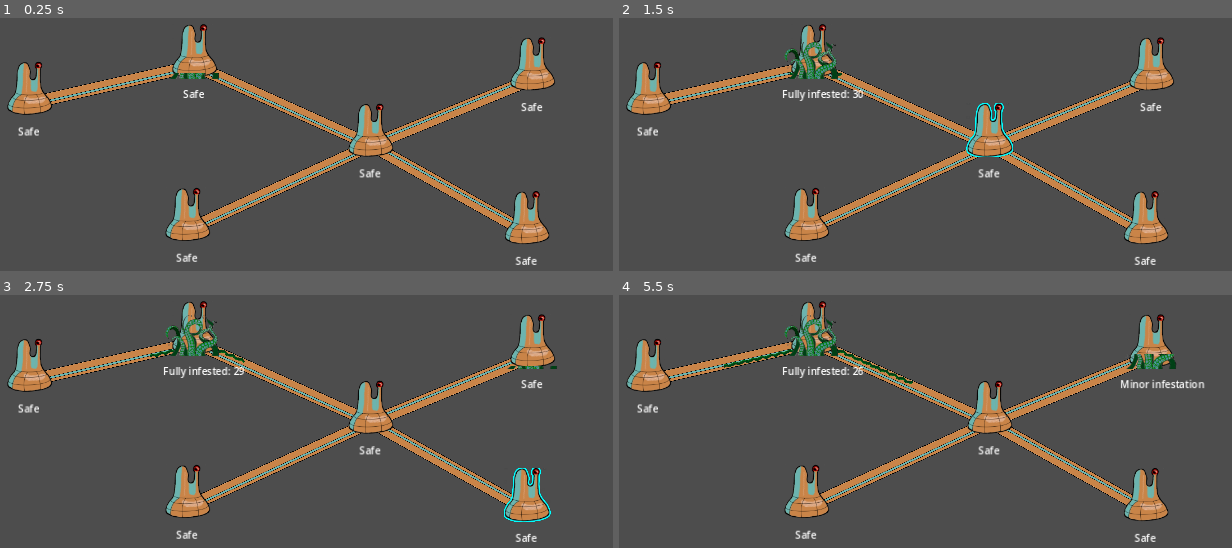
Above: before the commit, frames 1-4 (two rows, left to right).
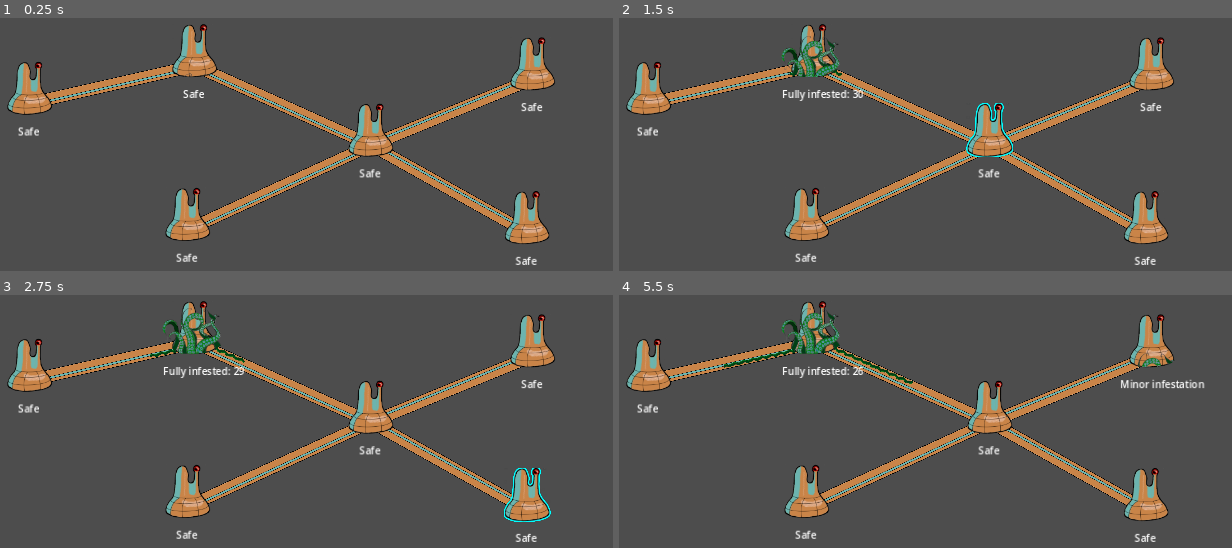
Above: after the commit, the same moments.

Repository: Aveli-games/contra-tentacula
Game: Godot game, scene res://testing/test_spread.tscn
Two runs of this game, one before a commit and one after it. Both use one fixed random seed, a clock stepped at 60 frames per second and the inputs below. This scene is started directly instead of the project's main scene.
Inputs (mouse positions are in pixels of both pictures, inside the frame that each line leads up to):
- Up to frame 1 (0.25 s): no input
- Up to frame 2 (1.5 s): move the mouse to (1152, 63) at 0.52 s; click (1152, 63) at 0.67 s; move the mouse to (986, 129) at 1.27 s; click (986, 129) at 1.42 s
- Up to frame 3 (2.75 s): tap Enter at 2 s; move the mouse to (527, 494) at 2.02 s; click (527, 494) at 2.17 s
- Up to frame 4 (5.5 s): tap Space at 2.75, 4.25 s; move the mouse to (809, 492) at 2.77 s; click (809, 492) at 2.92 s; tap Enter at 3.5, 5 s; move the mouse to (815, 327) at 3.52 s; click (815, 327) at 3.67 s; move the mouse to (649, 365) at 4.27 s; click (649, 365) at 4.42 s; move the mouse to (913, 363) at 5.02 s; click (913, 363) at 5.17 s

The runs differ from the first frame. In frame 1, 0.1% of the frame differs, in the area x 27-36%, y 21-25%; in frame 2, 0.7%; in frame 3, 1.0%; in frame 4, 1.3%, in the area x 26-91%, y 5-30%.

Commit message:
popup infestation

Diff:
--- a/dome.gd
+++ b/dome.gd
@@ -19,18 +19,18 @@
 
 func _ready():
 	$ResourceGenerationTimer.start(1) # TODO: Have timer start on game start, not dome spawn
-	$Building/InfestationProgress.value = 0
+	%PopupInfestation.value = 0
 
 func _process(delta):
 	# Process infestation progression inependently in dome's infestation check
 	if infestation_percentage > 0:
 		add_infestation(Globals.BASE_DOME_INFESTATION_RATE * delta)
 
-	var progress_diff = infestation_percentage - $Building/InfestationProgress.value/100
+	var progress_diff = infestation_percentage - %PopupInfestation.value/100
 	var progress_max_speed = 0.01
 	var progress_adjustment = clamp(-progress_max_speed, progress_diff, progress_max_speed)
 	if progress_adjustment != 0:
-		$Building/InfestationProgress.value += progress_adjustment * 100
+		%PopupInfestation.value += progress_adjustment * 100
 
 
 func _on_infestation_check_timer_timeout():
--- a/dome.tscn
+++ b/dome.tscn
@@ -1,11 +1,12 @@
-[gd_scene load_steps=9 format=3 uid="uid://dc3j5h50tp0m2"]
+[gd_scene load_steps=10 format=3 uid="uid://dc3j5h50tp0m2"]
 
 [ext_resource type="Script" path="res://dome.gd" id="1_n1lt3"]
 [ext_resource type="Shader" path="res://squad.gdshader" id="2_sn5md"]
-[ext_resource type="Texture2D" uid="uid://wu2hvnkh20a3" path="res://art/dome_sprites/infestation_test_96.png" id="3_1jsn0"]
 [ext_resource type="Texture2D" uid="uid://4hr5ufqb61s6" path="res://art/dome_sprites/Dome_hq_96.png" id="3_xavjx"]
 [ext_resource type="Texture2D" uid="uid://bcwcq1tkcs0re" path="res://art/dome_sprites/flower_128.png" id="4_bqksm"]
 [ext_resource type="PackedScene" uid="uid://djyatif2t3g15" path="res://building_slot.tscn" id="4_vpp8u"]
+[ext_resource type="Script" path="res://popup_infestation.gd" id="5_f8wau"]
+[ext_resource type="Texture2D" uid="uid://wu2hvnkh20a3" path="res://art/dome_sprites/infestation_test_96.png" id="6_x1i7b"]
 
 [sub_resource type="RectangleShape2D" id="RectangleShape2D_ypw7x"]
 size = Vector2(82, 95)
@@ -60,15 +61,16 @@
 scale = Vector2(0.545625, 0.545625)
 texture = ExtResource("4_bqksm")
 
-[node name="InfestationProgress" type="TextureProgressBar" parent="Building"]
-offset_left = -47.0
-offset_top = -45.0
-offset_right = 49.0
-offset_bottom = 51.0
-scale = Vector2(0.9, 0.9)
-value = 100.0
-fill_mode = 3
-texture_progress = ExtResource("3_1jsn0")
+[node name="PopupInfestation" type="Polygon2D" parent="Building"]
+unique_name_in_owner = true
+clip_children = 1
+position = Vector2(-4, -19)
+polygon = PackedVector2Array(-32, 27, -30, 31, -16, 37, 4, 37, 22, 35, 37, 30, 57, 14, 57, -60, -49, -59, -50, 39)
+script = ExtResource("5_f8wau")
+
+[node name="Sprite2D" type="Sprite2D" parent="Building/PopupInfestation"]
+clip_children = 2
+texture = ExtResource("6_x1i7b")
 
 [node name="UnitSlots" type="Node2D" parent="Building"]
 
--- /dev/null
+++ b/popup_infestation.gd
@@ -0,0 +1,13 @@
+extends Polygon2D
+
+# value 0 - 100
+@export var value = 0
+var y_height = 80
+
+func _ready():
+	$Sprite2D.position.y += y_height
+
+func _process(delta):
+	# map value 0 to position 80
+	# value 100 to position 0
+	$Sprite2D.position.y = y_height - (80 * value/100)
--- /dev/null
+++ b/popup_infestation.tscn
@@ -0,0 +1,14 @@
+[gd_scene load_steps=3 format=3 uid="uid://nd76tx344ytx"]
+
+[ext_resource type="Script" path="res://popup_infestation.gd" id="1_wdla1"]
+[ext_resource type="Texture2D" uid="uid://wu2hvnkh20a3" path="res://art/dome_sprites/infestation_test_96.png" id="2_ci6xi"]
+
+[node name="PopupInfestation" type="Polygon2D"]
+clip_children = 1
+polygon = PackedVector2Array(-42, 39, -65, -41, 69, -39, 51, 39)
+script = ExtResource("1_wdla1")
+
+[node name="Sprite2D" type="Sprite2D" parent="."]
+visible = false
+clip_children = 2
+texture = ExtResource("2_ci6xi")
--- a/testing/toaster.gd
+++ b/testing/toaster.gd
@@ -1,7 +1,10 @@
 extends Node2D
 
+@export var value = 0
+var y_height = 80
+
 func _ready():
-	$Polygon2D/Sprite2D.position.y += 100
+	$Sprite2D.position.y += y_height
 
 func _process(delta):
-	$Polygon2D/Sprite2D.position.y = max( 0, $Polygon2D/Sprite2D.position.y - 1)
+	$Sprite2D.position.y = max( 0, $Sprite2D.position.y - 1)
--- a/testing/toaster.tscn
+++ b/testing/toaster.tscn
@@ -7,10 +7,8 @@
 position = Vector2(80, 48)
 script = ExtResource("1_8pimy")
 
-[node name="CanvasGroup" type="CanvasGroup" parent="."]
-clip_children = 1
-
 [node name="Polygon2D" type="Polygon2D" parent="."]
+show_behind_parent = true
 clip_children = 1
 polygon = PackedVector2Array(55, 39, 52, -36, -43, -39, -53, 41)
 
